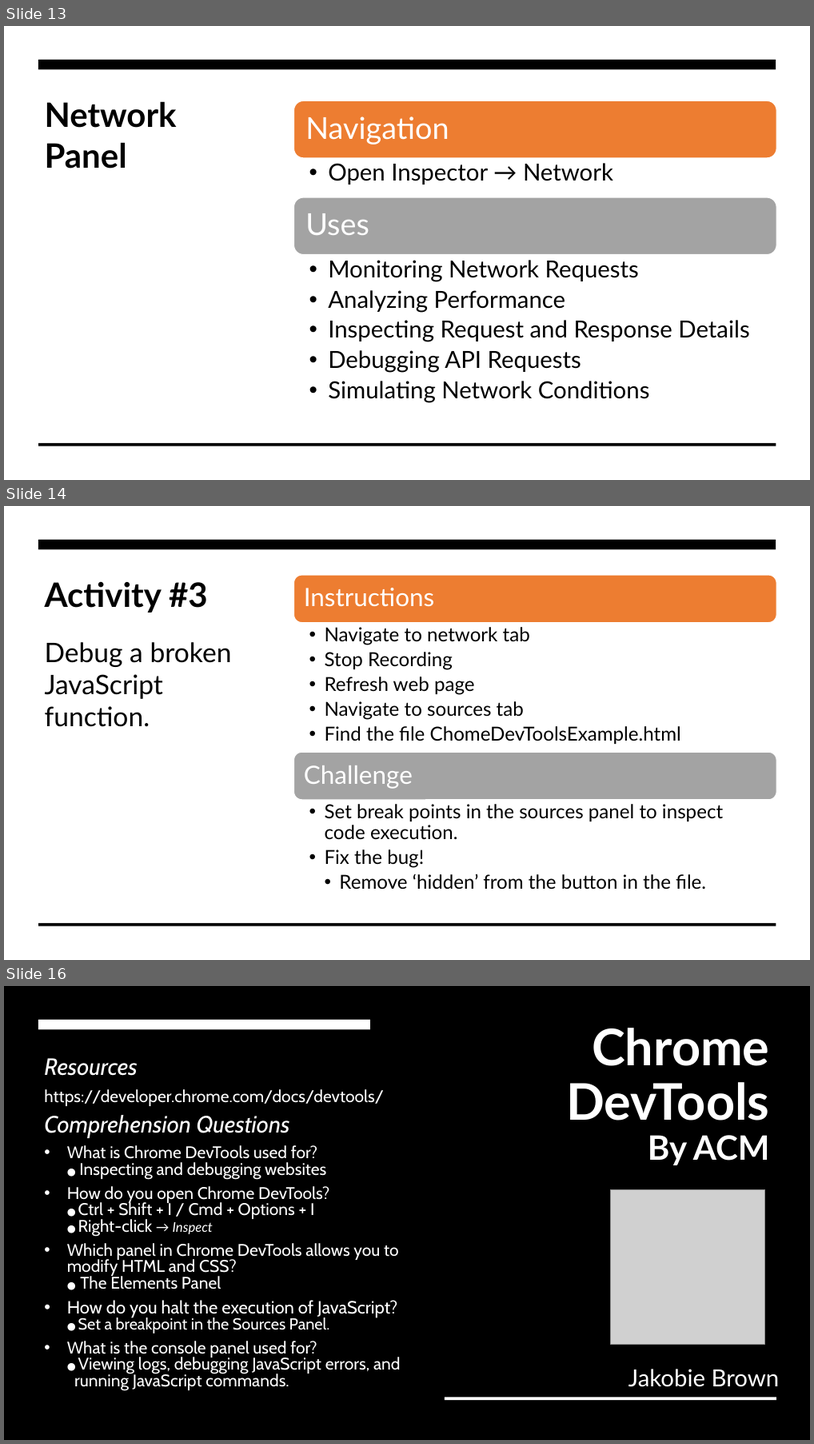
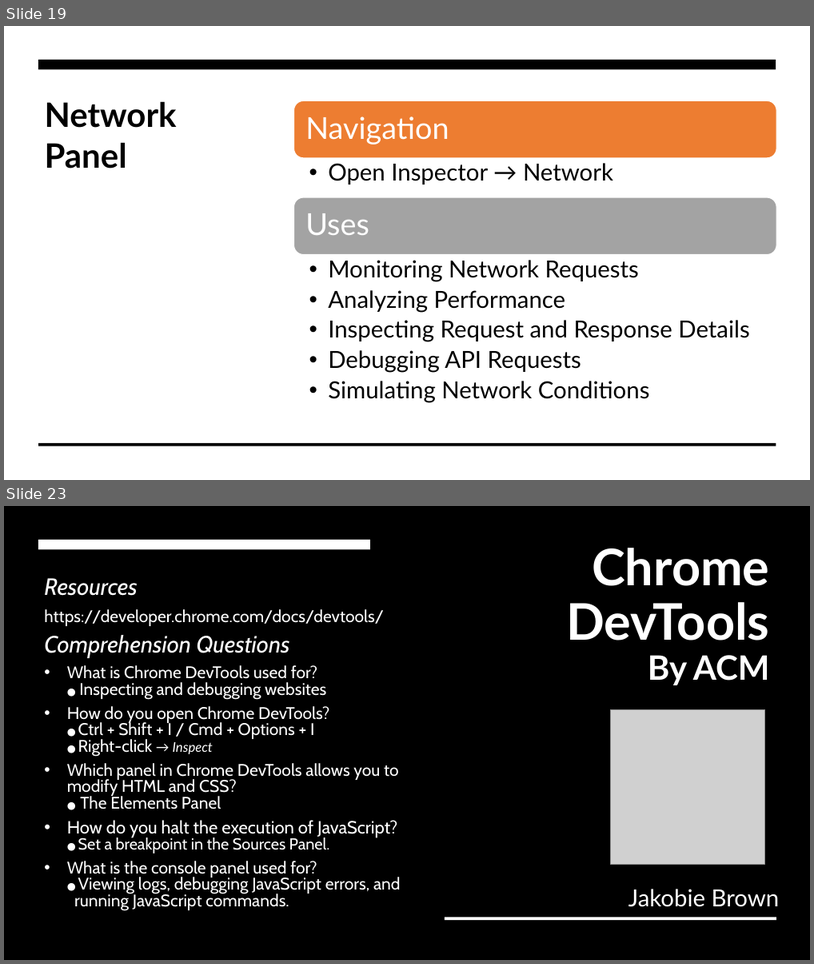
Before and after one commit to JakobieBrown/ChromeDevToolsWorkshop, a slide deck: ChromeDevToolsPresentation.pptx. Shown one above the other, each under a label of ours: slides 13, 14 and 16 before the commit, slides 19 and 23 after it; the slides between them are not shown. The pictures are 814x1444 and 814x964 pixels, drawn with LibreOffice and Linux fonts; fonts in the diff are those of the drawing; grey boxes stand for pictures; background and template pictures are left out. Boxes give left, top, right and bottom in pixels: in the first picture for what was removed or moved away, otherwise in the second. Text is boxed around its words. In the diff, an @@ line names an element or a change of style, - is before the commit and + after.

```diff
--- a/ChromeDevToolsPresentation.pptx
+++ b/ChromeDevToolsPresentation.pptx
@@ slide 14 removed at <box>4,506,810,960</box>, background #FFFFFF @@
@@ rectangle removed at <box>4,506,810,960</box> @@
@@ rectangle removed at <box>38,540,777,549</box> @@
@@ text removed at <box>45,581,208,612</box> @@
-Activity #3
@@ text removed at <box>45,642,232,727</box> @@
-Debug a broken JavaScript function.
@@ group removed at <box>294,575,777,888</box>: 4 texts, 2 rounded rectangles @@
-Instructions
-  • Navigate to network tab
-  • Stop Recording
-  • Refresh web page
-  • Navigate to sources tab
-  • Find the file ChomeDevToolsExample.html
-Challenge
-  • Set break points in the sources panel to inspect code execution.
-  • Fix the bug!
-    • Remove ‘hidden’ from the button in the file.
@@ rectangle removed at <box>38,923,777,926</box> @@
@@ what was slide 13 is now slide 19 @@
@@ what was slide 16 is now slide 23 @@
```
Also in this commit, not shown: 6 slides changed, 9 slides added, 1 other slide removed, 3 other files.
